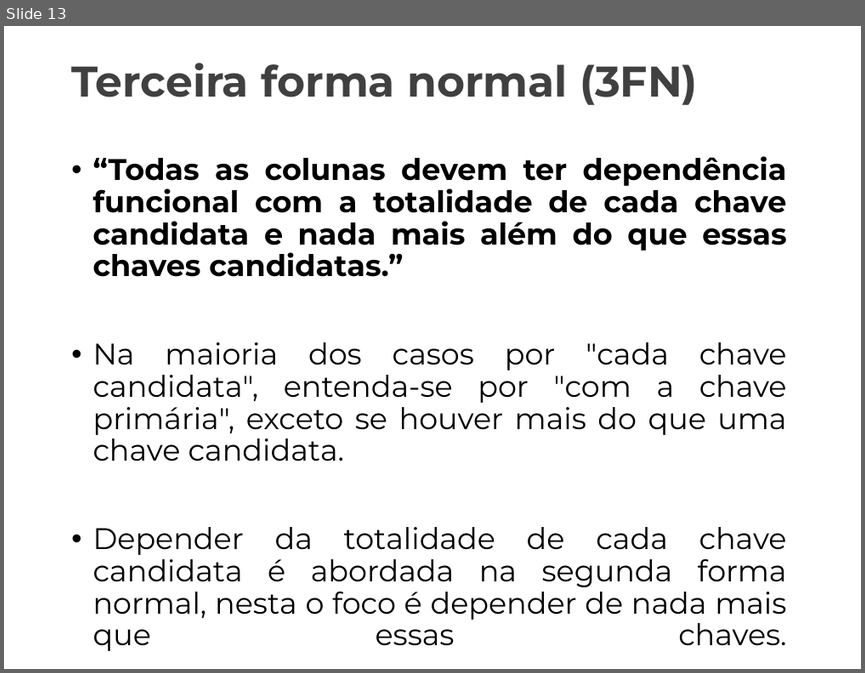
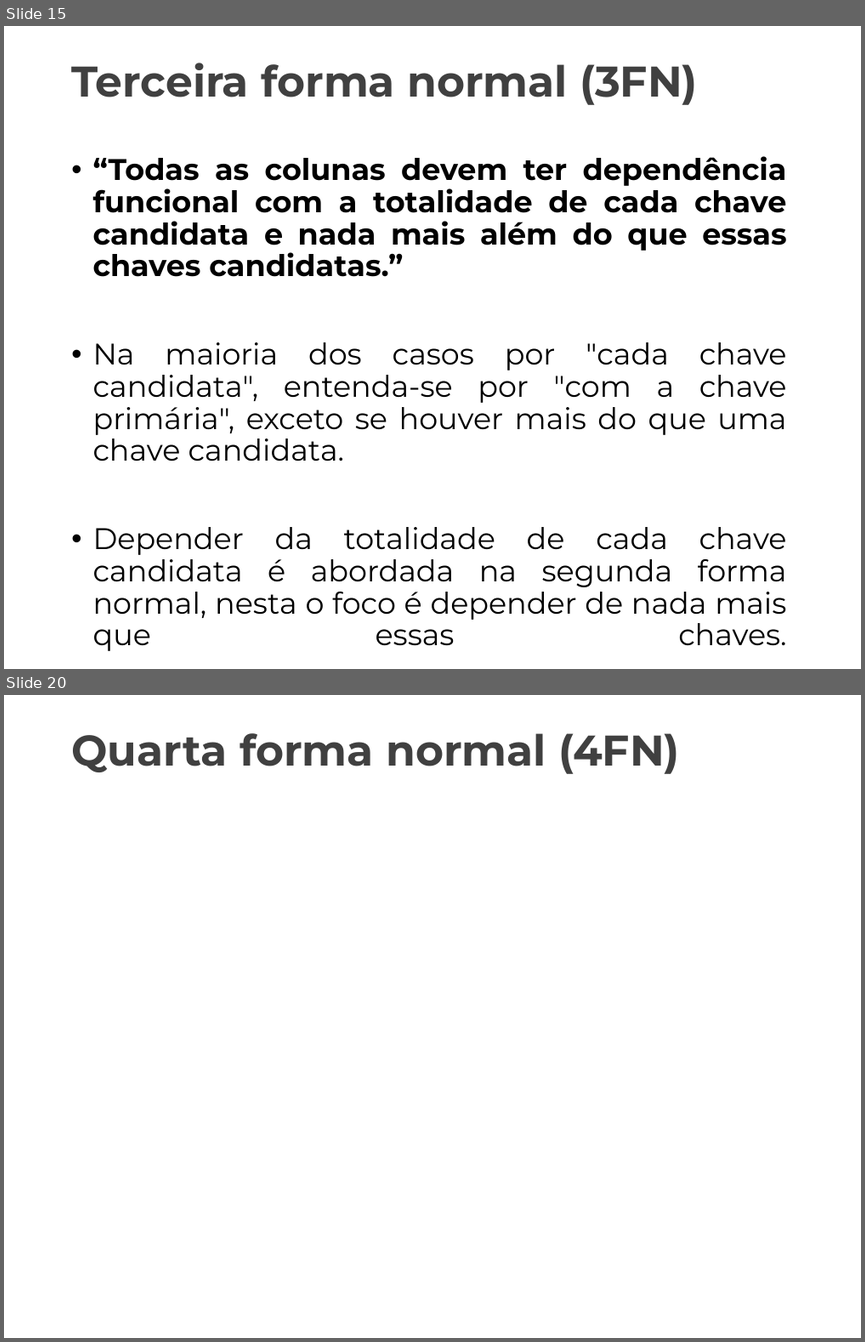
Before and after one commit to Marcaum04/Normalizacao-G2M, a slide deck: Projeto_Normalização/Apresentação_Final/AulaInvertida_Normalizacao.pptx. Shown one above the other, each under a label of ours: slide 13 before the commit, slides 15 and 20 after it; the slides between them are not shown. The pictures are 865x673 and 865x1342 pixels, drawn with LibreOffice and Linux fonts; fonts in the diff are those of the drawing; background and template pictures are left out. Boxes give left, top, right and bottom in pixels: in the first picture for what was removed or moved away, otherwise in the second. Text is boxed around its words. In the diff, an @@ line names an element or a change of style, - is before the commit and + after.

```diff
--- a/Projeto_Normalização/Apresentação_Final/AulaInvertida_Normalizacao.pptx
+++ b/Projeto_Normalização/Apresentação_Final/AulaInvertida_Normalizacao.pptx
@@ slide 20 added at (4,695,861,1338), background picture (left out) @@
@@ text added at (71,733,680,774), 36 pt, text #404040, bold @@
+Quarta forma normal (4FN)
@@ what was slide 13 is now slide 15 @@
```
Also in this commit, not shown: 7 slides changed, 5 other slides added, 1 other file.
